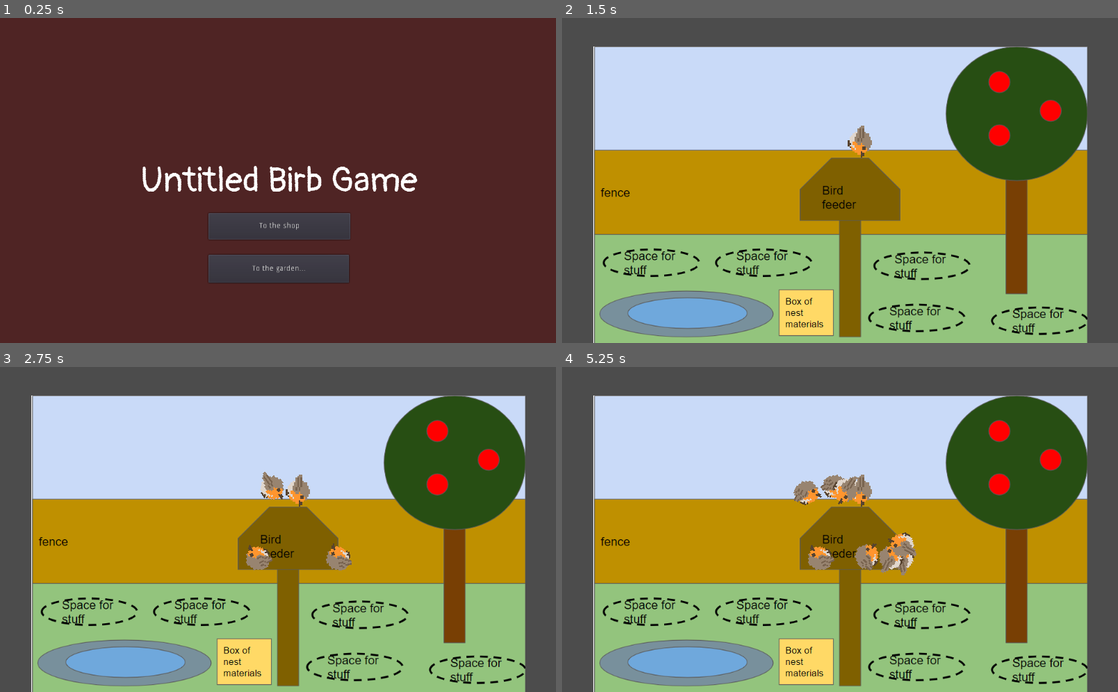
Above: before the commit, frames 1-4 (two rows, left to right).
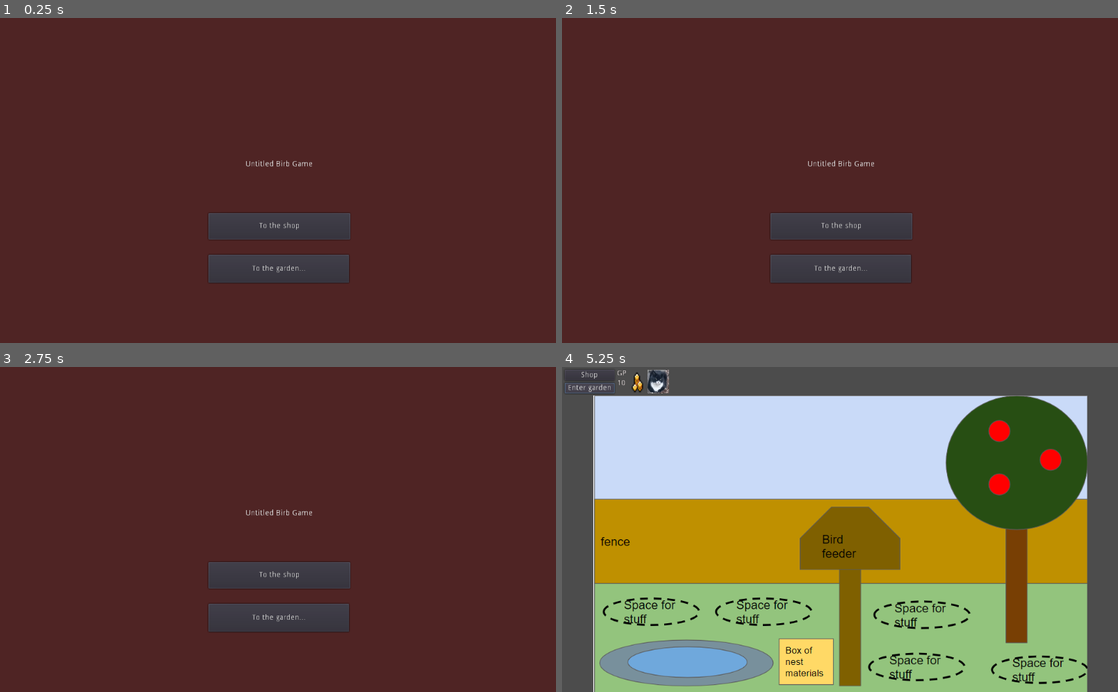
Above: after the commit, the same moments.

Repository: Binney/tori-atsume
Game: Godot game, scene res://Splash.tscn
Two runs of this game, one before a commit and one after it. Both use one fixed random seed, a clock stepped at 60 frames per second and the inputs below.
Inputs (mouse positions are in pixels of both pictures, inside the frame that each line leads up to):
- Up to frame 1 (0.25 s): no input
- Up to frame 2 (1.5 s): click "To the garden..." (after the commit: "Enter garden") at 0.5 s; click (589, 37) at 1.25 s, where only the run after the commit has a clickable "Enter garden"
- Up to frame 3 (2.75 s): click (27, 373) at 2 s, where only the run after the commit has a clickable "Shop"
- Up to frame 4 (5.25 s): click (840, 575) at 2.75 s, where only the run after the commit has a clickable "To the shop"; click (589, 386) at 3.5 s, where only the run after the commit has a clickable "Enter garden"; click (589, 386) at 4.25 s, where only the run after the commit has a clickable "Enter garden"; click (589, 386) at 5 s, where only the run after the commit has a clickable "Enter garden"

The runs differ from the first frame. In frame 1, 1.5% of the frame differs, in the area x 25-76%, y 43-54%; in frame 2, 100%, in the area x 0-100%, y 0-100%; in frame 3, 100%; in frame 4, 2.4%.

Commit message:
add global money updating in InventoryManagement

Diff:
--- a/project/Inventory.tscn
+++ b/project/Inventory.tscn
@@ -1,7 +1,8 @@
-[gd_scene load_steps=3 format=2]
+[gd_scene load_steps=4 format=2]
 
 [ext_resource path="res://itemart/loafcat.PNG" type="Texture" id=1]
 [ext_resource path="res://InventoryManagement.gd" type="Script" id=2]
+[ext_resource path="res://sprites/coins1.png" type="Texture" id=3]
 
 [node name="Inventory" type="MarginContainer"]
 anchor_right = 0.882
@@ -18,6 +19,7 @@
 [node name="HBoxContainer" type="HBoxContainer" parent="."]
 margin_right = 345.0
 margin_bottom = 44.0
+size_flags_vertical = 0
 
 [node name="Buttons" type="VBoxContainer" parent="HBoxContainer"]
 margin_right = 92.0
@@ -36,25 +38,64 @@
 
 [node name="Items" type="HBoxContainer" parent="HBoxContainer"]
 margin_left = 96.0
-margin_right = 136.0
+margin_right = 192.0
+margin_bottom = 44.0
+
+[node name="Money" type="MarginContainer" parent="HBoxContainer/Items"]
+margin_right = 52.0
+margin_bottom = 44.0
+
+[node name="HBoxContainer" type="HBoxContainer" parent="HBoxContainer/Items/Money"]
+margin_right = 52.0
 margin_bottom = 44.0
 size_flags_horizontal = 0
 
-[node name="Count" type="MarginContainer" parent="HBoxContainer/Items"]
-margin_right = 40.0
+[node name="Labels" type="VBoxContainer" parent="HBoxContainer/Items/Money/HBoxContainer"]
+margin_right = 18.0
 margin_bottom = 44.0
 
-[node name="Background" type="NinePatchRect" parent="HBoxContainer/Items/Count"]
+[node name="Title" type="Label" parent="HBoxContainer/Items/Money/HBoxContainer/Labels"]
+margin_right = 18.0
+margin_bottom = 14.0
+size_flags_horizontal = 0
+size_flags_vertical = 0
+custom_colors/font_color = Color( 0.964706, 0.929412, 0.929412, 1 )
+text = "GP"
+
+[node name="Counter" type="Label" parent="HBoxContainer/Items/Money/HBoxContainer/Labels"]
+margin_top = 18.0
+margin_right = 8.0
+margin_bottom = 32.0
+size_flags_horizontal = 0
+size_flags_vertical = 0
+custom_colors/font_color = Color( 0.964706, 0.929412, 0.929412, 1 )
+text = "0"
+valign = 2
+
+[node name="Background" type="NinePatchRect" parent="HBoxContainer/Items/Money/HBoxContainer"]
+margin_left = 22.0
+margin_right = 52.0
+margin_bottom = 44.0
+rect_min_size = Vector2( 30, 0 )
+size_flags_horizontal = 0
+texture = ExtResource( 3 )
+
+[node name="dummyitem" type="MarginContainer" parent="HBoxContainer/Items"]
+margin_left = 56.0
+margin_right = 96.0
+margin_bottom = 44.0
+
+[node name="Background" type="NinePatchRect" parent="HBoxContainer/Items/dummyitem"]
 margin_right = 40.0
 margin_bottom = 44.0
 rect_min_size = Vector2( 40, 40 )
 texture = ExtResource( 1 )
 
-[node name="Title" type="TextureRect" parent="HBoxContainer/Items/Count"]
+[node name="Title" type="TextureRect" parent="HBoxContainer/Items/dummyitem"]
 margin_right = 40.0
 margin_bottom = 44.0
 
-[node name="Number" type="Label" parent="HBoxContainer/Items/Count"]
+[node name="Number" type="Label" parent="HBoxContainer/Items/dummyitem"]
 margin_top = 15.0
 margin_right = 40.0
 margin_bottom = 29.0
@@ -62,3 +103,4 @@
 [connection signal="pressed" from="HBoxContainer/Buttons/ShopButton" to="." method="_on_ShopButton_pressed"]
 [connection signal="button_up" from="HBoxContainer/Buttons/GardenButton" to="." method="_on_GardenButton_button_up"]
 [connection signal="pressed" from="HBoxContainer/Buttons/GardenButton" to="." method="_on_GardenButton_pressed"]
+[connection signal="draw" from="HBoxContainer/Items/Money/HBoxContainer/Labels/Counter" to="." method="_on_Counter_draw"]
--- a/project/InventoryManagement.gd
+++ b/project/InventoryManagement.gd
@@ -4,11 +4,11 @@
 # Declare member variables here. Examples:
 # var a = 2
 # var b = "text"
-
-
+onready var money = null
+const START_MONEY = 10
 # Called when the node enters the scene tree for the first time.
 func _ready():
-	pass # Replace with function body.
+	money = START_MONEY
 
 
 # Called every frame. 'delta' is the elapsed time since the previous frame.
@@ -24,12 +24,29 @@
 	pass
 
 
+func _update_Money(val):
+	# val is positive or negative int to update money with
+	if money:
+		money += val
+		$HBoxContainer/Items/Money/HBoxContainer/Labels/Counter.text = str(money)
 
 
 func _on_ShopButton_button_up():
+	#money += 50
 	get_tree().change_scene("res://ShopScreen.tscn")
 	#get_node("GardenButton").text = "Back to garden view"
-
+	#_update_Money(50)
 
 func _on_GardenButton_button_up():
 	get_tree().change_scene("res://Garden.tscn")
+
+
+
+
+
+func _on_Counter_ready():
+	pass
+
+
+func _on_Counter_draw():
+	$HBoxContainer/Items/Money/HBoxContainer/Labels/Counter.text = str(money)
--- a/project/Splash.tscn
+++ b/project/Splash.tscn
@@ -1,7 +1,6 @@
-[gd_scene load_steps=3 format=2]
+[gd_scene load_steps=2 format=2]
 
 [ext_resource path="res://menu.gd" type="Script" id=1]
-[ext_resource path="res://pangolin_title.tres" type="DynamicFont" id=2]
 
 [node name="Control" type="Control"]
 anchor_right = 1.0
@@ -20,15 +19,10 @@
 }
 
 [node name="Label" type="Label" parent="."]
-anchor_left = 0.5
-anchor_top = 0.5
-anchor_right = 0.5
-anchor_bottom = 0.5
-margin_left = -254.5
-margin_top = -40.0
-margin_right = 254.5
-margin_bottom = 40.0
-custom_fonts/font = ExtResource( 2 )
+margin_left = 451.699
+margin_top = 262.717
+margin_right = 579.699
+margin_bottom = 297.717
 text = "Untitled Birb Game"
 __meta__ = {
 "_edit_use_anchors_": false
--- a/project/project.godot
+++ b/project/project.godot
@@ -19,6 +19,11 @@
 run/main_scene="res://Splash.tscn"
 config/icon="res://icon.png"
 
+[autoload]
+
+Inventory="*res://Inventory.tscn"
+InventoryManagement="*res://InventoryManagement.gd"
+
 [display]
 
 window/stretch/mode="2d"
